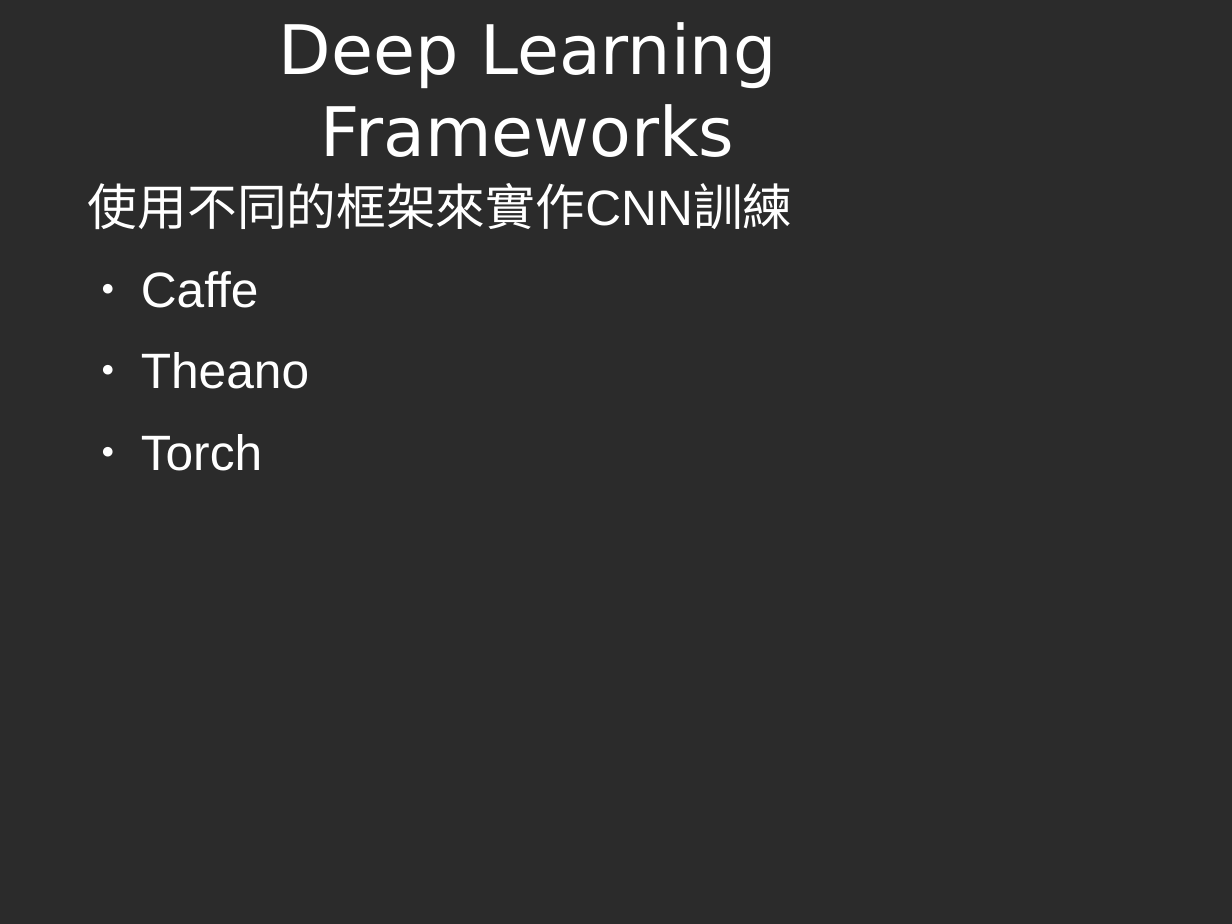
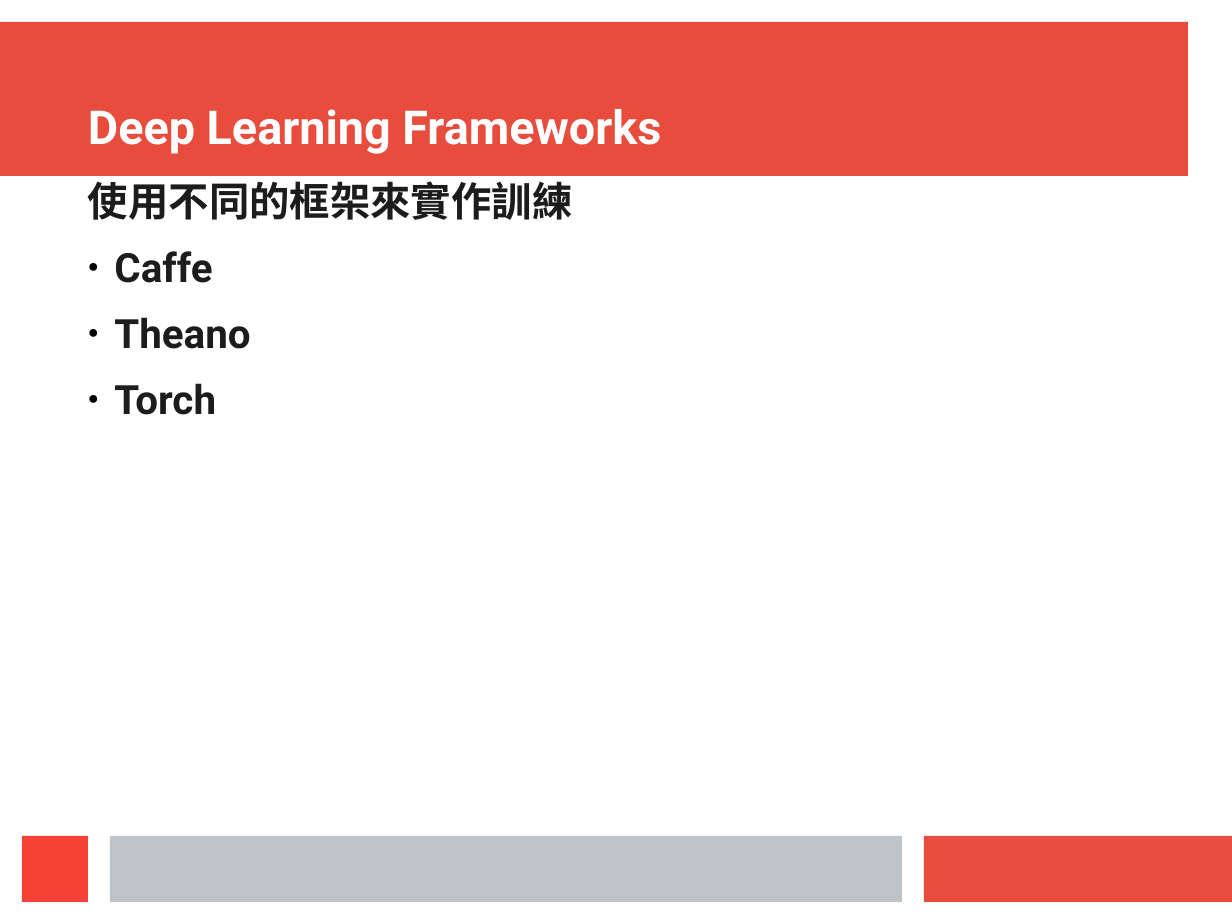
Before and after one commit to Thomas-Tsai/AI-Framework-Study, a slide deck: slide 1 of AI-Framework.odp (slide 2 before the commit). Drawn at 1232x924 pixels with LibreOffice and Linux fonts; fonts in the diff are those of the drawing; background and template pictures are left out; a plain dark background stands for a picture behind light text. Boxes give left, top, right and bottom in pixels: in the first picture for what was removed or moved away, otherwise in the second. Text is boxed around its words. In the diff, an @@ line names an element or a change of style, - is before the commit and + after.

```diff
--- a/AI-Framework.odp
+++ b/AI-Framework.odp
@@ background picture (left out) to #FFFFFF @@
@@ rectangle added at [0,22,1188,177], fill #E74C3C @@
@@ title "Deep Learning Frameworks": place and size @@
-title "Deep Learning Frameworks" at [279,22,776,157]
+title "Deep Learning Frameworks" at [88,109,661,154]
@@ title "Deep Learning Frameworks" at [88,109,661,154]: size 44 to 30.1 pt, font DejaVu Sans to Roboto, bold on; alignment centre to left; vertical alignment middle to bottom @@
@@ text at [88,175,572,220]: text changed; size 32 to 26 pt; font Arial to Roboto; text colour #FFFFFF to #1C1C1C; bold on @@
-使用不同的框架來實作CNN訓練
+使用不同的框架來實作訓練
@@ text at [114,251,250,415]: size 32 to 26 pt, font Arial to Roboto, text colour #FFFFFF to #1C1C1C, bold on in "Caffe", "Theano", "Torch"; indent changed; less space between paragraphs; bullet colour #FFFFFF to #000000 @@
@@ rectangle added at [22,836,88,902], fill #F44336 @@
@@ rectangle added at [110,836,902,902], fill #BDC3C7 @@
@@ rectangle added at [925,836,1232,902], fill #E74C3C @@
```
Also in this commit, not shown: 11 other slides changed, 1 slide added, 12 slides removed, 3 other files.
